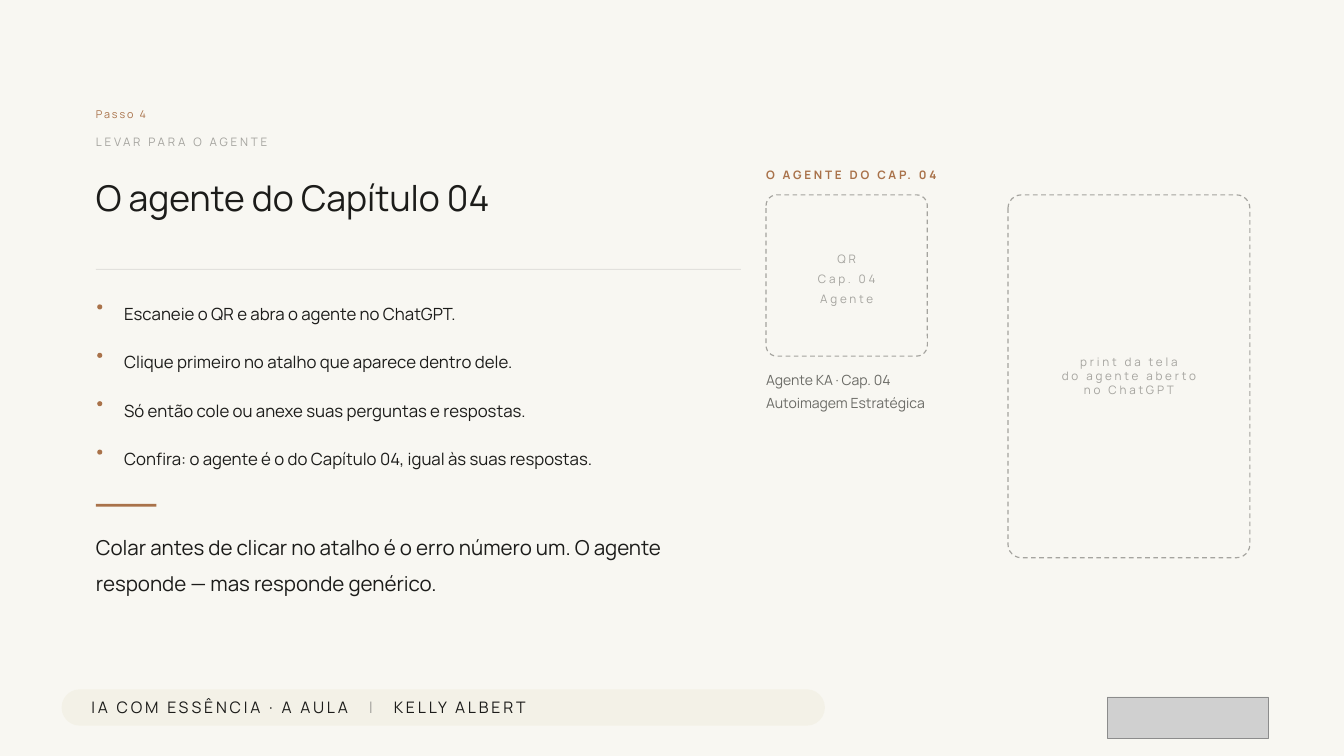
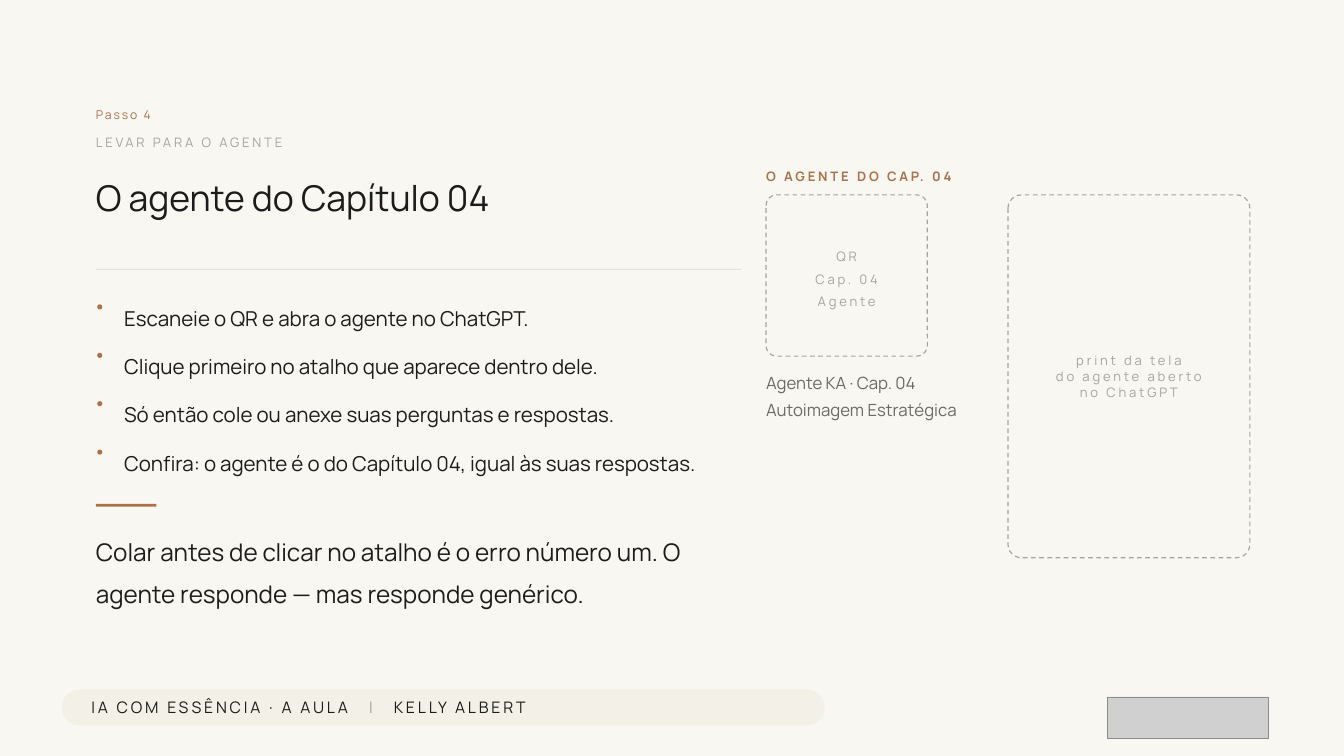
Before and after one commit to kellyalbertkabrand/Modelo_de_Apresentacao, a slide deck: slide 17 of decks/saida/aula-ia-com-essencia.pptx. Drawn at 1344x756 pixels with LibreOffice and Linux fonts; fonts in the diff are those of the drawing; grey boxes stand for pictures. Boxes give left, top, right and bottom in pixels: in the first picture for what was removed or moved away, otherwise in the second. Text is boxed around its words. In the diff, an @@ line names an element or a change of style, - is before the commit and + after.

```diff
--- a/decks/saida/aula-ia-com-essencia.pptx
+++ b/decks/saida/aula-ia-com-essencia.pptx
@@ text "Passo 4" at box(96, 110, 151, 119): size 11.5 to 13 pt @@
@@ size 12.5 to 14 pt in 4 elements at box(202, 137, 211, 147), box(815, 251, 877, 309), box(1056, 356, 1202, 397), box(766, 171, 776, 181) @@
@@ text "Agente KA · Cap. 04" at box(766, 376, 957, 420): size 15 to 18 pt @@
@@ size 18 to 22 pt in 4 elements at box(124, 311, 529, 332), box(124, 359, 598, 379), box(124, 406, 614, 428), box(124, 455, 695, 477) @@
@@ text "Colar antes de clicar no ..." at box(96, 542, 681, 609): size 22 to 26 pt @@
```
Also in this commit, not shown: 30 other slides changed, 5 other files.
